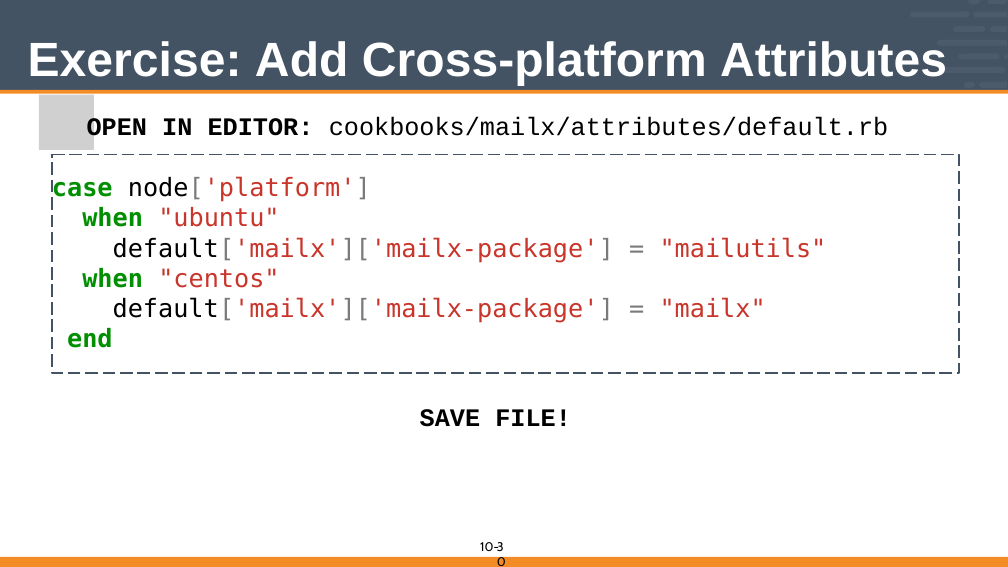
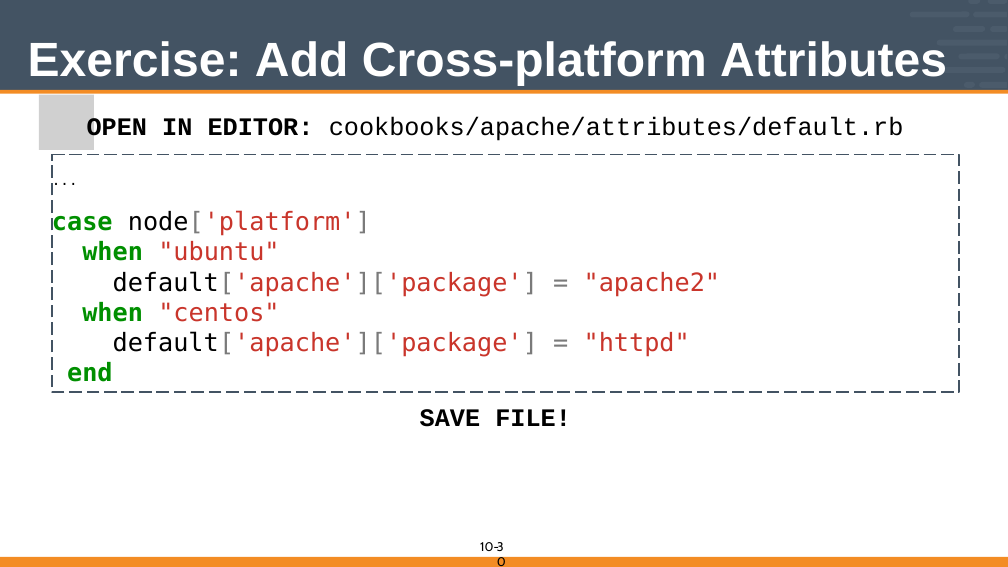
Before and after one commit to vinyar/chef-intermediate, a slide deck: slide 30 of 10-introduction_to_chefspec.pptx. Drawn at 1008x567 pixels with LibreOffice and Linux fonts; fonts in the diff are those of the drawing; grey boxes stand for pictures. Boxes give left, top, right and bottom in pixels: in the first picture for what was removed or moved away, otherwise in the second. Text is boxed around its words. In the diff, an @@ line names an element or a change of style, - is before the commit and + after.

Commit message:
Changed chefspec section to use apache as an example instead of mailx, as the chef_handlers section that included mailx has been changed to use create a file instead of using email

```diff
--- a/10-introduction_to_chefspec.pptx
+++ b/10-introduction_to_chefspec.pptx
@@ text at (87, 117, 904, 144): text changed @@
-OPEN IN EDITOR: cookbooks/mailx/attributes/default.rb
+OPEN IN EDITOR: cookbooks/apache/attributes/default.rb
@@ text in freeform shape at (52, 154, 959, 392): paragraph added @@
+...
@@ freeform shape "...": place and size @@
-freeform shape "..." at (52, 154, 959, 373)
+freeform shape "..." at (52, 154, 959, 392)
@@ text in freeform shape at (113, 271, 721, 297): text changed @@
-default['mailx']['mailx-package'] = "mailutils"
+default['apache']['package'] = "apache2"
@@ text in freeform shape at (113, 331, 690, 357): text changed @@
-default['mailx']['mailx-package'] = "mailx"
+default['apache']['package'] = "httpd"
```
Also in this commit, not shown: 8 other slides changed.
